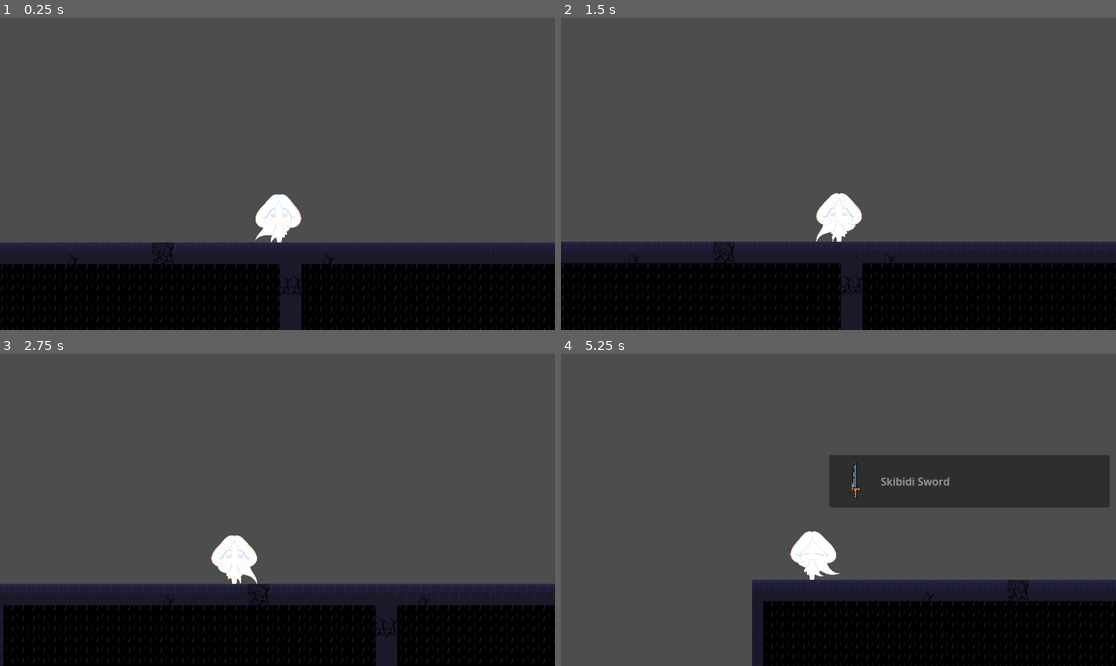
Above: before the commit, frames 1-4 (two rows, left to right).
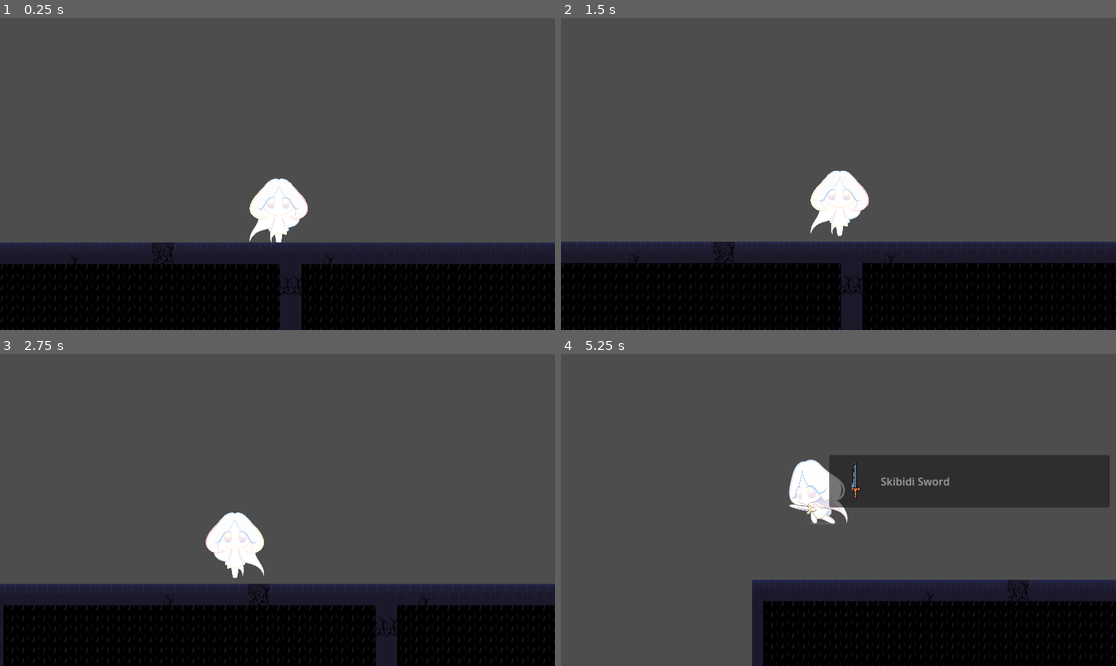
Above: after the commit, the same moments.

Repository: Mioduu/LostChild-Godot
Game: Godot game, scene res://Assets/Scenes/Areas/teren_1.tscn
The game is run twice, just before and just after one commit, with the same random seed, the same clock (stepped at 60 frames per second) and the same inputs.
Inputs:
- Up to frame 1 (0.25 s): no input
- Up to frame 2 (1.5 s): hold Right (ui_attack_right, bound only after the commit) from 0.53 s (still down); tap C (ui_focus_mode) at 0.6, 1.35 s; tap W (ui_up) at 0.77 s; tap Enter at 1.25 s
- Up to frame 3 (2.75 s): tap W (ui_up) at 1.52 s; release Right (ui_attack_right, bound only after the commit) at 2.03 s; hold A (ui_left) from 2.03 s (still down); tap C (ui_focus_mode) at 2.1 s
- Up to frame 4 (5.25 s): release A (ui_left) at 2.78 s; hold Right (ui_attack_right, bound only after the commit) 2.78-4.28 s; tap C (ui_focus_mode) every 0.75 s from 2.85 to 5.1 s; tap W (ui_up) at 3.02, 3.77, 4.52 s; hold A (ui_left) 4.28-5.03 s; hold Right (ui_attack_right, bound only after the commit) from 5.03 s (still down)

The runs differ from the first frame. In frame 1, 0.9% of the frame differs, in the area x 44-56%, y 51-72%; in frame 2, 1.2%; in frame 3, 1.2%; in frame 4, 2.3%, in the area x 41-52%, y 33-73%.

Commit message:
V2 - Bug Fix (Working on animations) - Animation Placeholders

Diff:
--- a/Assets/Scenes/Areas/player.gd
+++ b/Assets/Scenes/Areas/player.gd
@@ -1,40 +1,38 @@
 extends CharacterBody2D
-
 
 const SPEED = 300.0
 const JUMP_VELOCITY = -400.0
 var is_frozen = false
+var is_attacking = false
 
 func _physics_process(delta: float) -> void:
-
-	# EQUIPMENT
+	# EQUIPMENT toggle
 	if Input.is_action_just_pressed("ui_focus_mode") and is_on_floor():
 		is_frozen = !is_frozen
-
 		if is_frozen:
 			$ItemList.show()
 			$SpriteHolder/AnimatedSprite2D.pause()
 		else:
 			$ItemList.hide()
+			$SpriteHolder/AnimatedSprite2D.offset.y = -220
+			$SpriteHolder/AnimatedSprite2D.scale = Vector2(0.05, 0.05)
 			$SpriteHolder/AnimatedSprite2D.play("Idle")
 
-	# FREEZING THE FRAME
+	# Game Freeze
 	if is_frozen:
 		velocity = Vector2.ZERO
 		move_and_slide()
 		return
-	# Start Animation TODO: ADD RUN, JUMP, HIT ANIMATIONS
-	$SpriteHolder/AnimatedSprite2D.play("Idle")
 
-	# Gravity
+	# Grawitacja
 	if not is_on_floor():
 		velocity += get_gravity() * delta
 
-	# Jump input
+	# Skok
 	if Input.is_action_just_pressed("ui_up") and is_on_floor():
 		velocity.y = JUMP_VELOCITY
 
-	# Horizontal movement
+	# Movement
 	var direction := Input.get_axis("ui_left", "ui_right")
 	if direction != 0:
 		velocity.x = direction * SPEED
@@ -42,13 +40,30 @@
 	else:
 		velocity.x = move_toward(velocity.x, 0, SPEED * (delta * 7))
 
-	# Animations
-	#if not is_on_floor():
-		#$AnimatedSprite2D.play("Jump")
-	#elif direction != 0:
-		#$AnimatedSprite2D.play("Run")
-	#else:
-		#$AnimatedSprite2D.play("PetalsIdle")
+	# Atak
+	if Input.is_action_just_pressed("ui_attack_right") and not is_attacking:
+		attack()
 
+	# Movement Animacje
+	if not is_attacking:
+		if is_on_floor():
+			if velocity.x != 0:
+				$SpriteHolder/AnimatedSprite2D.play("Run")
+			else:
+				$SpriteHolder/AnimatedSprite2D.play("Idle")
+				$SpriteHolder/AnimatedSprite2D.scale = Vector2(0.05, 0.05)
+		else:
+			$SpriteHolder/AnimatedSprite2D.play("Jump")
 
 	move_and_slide()
+
+# Funkcja obsługująca atak
+func attack():
+	is_attacking = true
+	$SpriteHolder/AnimatedSprite2D.play("Attack")
+	$SpriteHolder/AnimatedSprite2D.scale = Vector2(0.30, 0.40)
+
+	await $SpriteHolder/AnimatedSprite2D.animation_finished
+
+	$SpriteHolder/AnimatedSprite2D.scale = Vector2(0.05, 0.05)
+	is_attacking = false
--- a/Assets/Scenes/Areas/teren_1.tscn
+++ b/Assets/Scenes/Areas/teren_1.tscn
@@ -1,14 +1,36 @@
 [gd_scene format=4 uid="uid://iyc1kgw06ss7"]
 
 [ext_resource type="Script" uid="uid://b5uaxdxv717s8" path="res://Assets/Scenes/Areas/player.gd" id="1_koqcd"]
+[ext_resource type="Texture2D" uid="uid://bbuay7n5n013b" path="res://Assets/Sprites/Character/Animations/Attack/frame1.png" id="2_8o1tm"]
 [ext_resource type="Texture2D" uid="uid://cxhi46b3i6y20" path="res://Assets/Sprites/Character/Animations/Idle/Petals1.png" id="2_qd1w2"]
 [ext_resource type="Texture2D" uid="uid://tum6fq437h5u" path="res://Assets/Sprites/Character/Animations/Idle/Petals2.png" id="3_1v7oy"]
+[ext_resource type="Texture2D" uid="uid://rtpid5ijldtw" path="res://Assets/Sprites/Character/Animations/Attack/frame2.png" id="3_mktla"]
 [ext_resource type="Texture2D" uid="uid://cq5b6vyq82tnq" path="res://Assets/Sprites/Character/Animations/Idle/Petals3.png" id="4_udk38"]
+[ext_resource type="Texture2D" uid="uid://de1hipgeukrtx" path="res://Assets/Sprites/Character/Animations/Attack/frame3.png" id="4_yd16y"]
+[ext_resource type="Texture2D" uid="uid://cxc21lb0an42v" path="res://Assets/Sprites/Character/Animations/Attack/frame4.png" id="5_few01"]
 [ext_resource type="Texture2D" uid="uid://8jwl5lfqol0a" path="res://Assets/Sprites/Character/Animations/Idle/Petals4.png" id="5_koqcd"]
 [ext_resource type="Texture2D" uid="uid://y6cjaoiydjfv" path="res://Assets/Sprites/Character/Animations/Idle/Petals5.png" id="6_0g30f"]
+[ext_resource type="Texture2D" uid="uid://c3i57v2ayxiip" path="res://Assets/Sprites/Character/Animations/Attack/frame5.png" id="6_svwv2"]
 [ext_resource type="Texture2D" uid="uid://bw6gqewsjdmn8" path="res://Assets/Sprites/Character/Animations/Idle/Petals6.png" id="7_2h1lh"]
+[ext_resource type="Texture2D" uid="uid://dlf2p1i1ofkml" path="res://Assets/Sprites/Character/Animations/Attack/frame6.png" id="7_ln2nl"]
 [ext_resource type="Texture2D" uid="uid://c25mk5pvxr8xc" path="res://Assets/Sprites/Character/Animations/Idle/Petals7.png" id="8_8o1tm"]
 [ext_resource type="Texture2D" uid="uid://di7ri0q83xupg" path="res://Assets/Sprites/Character/Animations/Idle/Petals8.png" id="9_mktla"]
+[ext_resource type="Texture2D" uid="uid://xbx5gowbj4d1" path="res://Assets/Sprites/Character/Animations/Jump/Petals1.png" id="16_mm0n6"]
+[ext_resource type="Texture2D" uid="uid://dw6je4w7uxwl7" path="res://Assets/Sprites/Character/Animations/Jump/Petals2.png" id="17_1hi8g"]
+[ext_resource type="Texture2D" uid="uid://duvkhm3vwb0y3" path="res://Assets/Sprites/Character/Animations/Jump/Petals3.png" id="18_pk5x6"]
+[ext_resource type="Texture2D" uid="uid://blt5ckqspsvhk" path="res://Assets/Sprites/Character/Animations/Jump/Petals4.png" id="19_afknt"]
+[ext_resource type="Texture2D" uid="uid://d0w24w40kcnkk" path="res://Assets/Sprites/Character/Animations/Jump/Petals5.png" id="20_7tsgo"]
+[ext_resource type="Texture2D" uid="uid://xpf743hvaam2" path="res://Assets/Sprites/Character/Animations/Jump/Petals6.png" id="21_rvlpo"]
+[ext_resource type="Texture2D" uid="uid://baukhu5ve1eu1" path="res://Assets/Sprites/Character/Animations/Jump/Petals7.png" id="22_tdwe4"]
+[ext_resource type="Texture2D" uid="uid://bryijdw1mpwsj" path="res://Assets/Sprites/Character/Animations/Jump/Petals8.png" id="23_2o0ji"]
+[ext_resource type="Texture2D" uid="uid://do1hbyltkxtxi" path="res://Assets/Sprites/Character/Animations/Run/Petals1.png" id="24_t5kn3"]
+[ext_resource type="Texture2D" uid="uid://46bv3loqt5ec" path="res://Assets/Sprites/Character/Animations/Run/Petals2.png" id="25_vx117"]
+[ext_resource type="Texture2D" uid="uid://iash5tnmrqhd" path="res://Assets/Sprites/Character/Animations/Run/Petals3.png" id="26_aogit"]
+[ext_resource type="Texture2D" uid="uid://d3dc3n8ho5gp" path="res://Assets/Sprites/Character/Animations/Run/Petals4.png" id="27_mpxp2"]
+[ext_resource type="Texture2D" uid="uid://c8nf1ux1qsmk4" path="res://Assets/Sprites/Character/Animations/Run/Petals5.png" id="28_7jqrp"]
+[ext_resource type="Texture2D" uid="uid://do2a3h03vqdvn" path="res://Assets/Sprites/Character/Animations/Run/Petals6.png" id="29_jotls"]
+[ext_resource type="Texture2D" uid="uid://bxoxfyht6nf4p" path="res://Assets/Sprites/Character/Animations/Run/Petals7.png" id="30_6kwtd"]
+[ext_resource type="Texture2D" uid="uid://cuxxu0hj71ml7" path="res://Assets/Sprites/Character/Animations/Run/Petals8.png" id="31_i1r2l"]
 [ext_resource type="Texture2D" uid="uid://byvtejaxfruae" path="res://Assets/Sprites/Tilemap/Podłoga2.png" id="47_6kwtd"]
 [ext_resource type="Texture2D" uid="uid://bfyhglybwb623" path="res://Assets/Sprites/Tilemap/Podłoga3.png" id="48_i1r2l"]
 [ext_resource type="Texture2D" uid="uid://b31hpee243af2" path="res://Assets/Sprites/Tilemap/Podłoga4.png" id="49_fbt1s"]
@@ -25,6 +47,29 @@
 animations = [{
 "frames": [{
 "duration": 1.0,
+"texture": ExtResource("2_8o1tm")
+}, {
+"duration": 1.0,
+"texture": ExtResource("3_mktla")
+}, {
+"duration": 1.0,
+"texture": ExtResource("4_yd16y")
+}, {
+"duration": 1.0,
+"texture": ExtResource("5_few01")
+}, {
+"duration": 1.0,
+"texture": ExtResource("6_svwv2")
+}, {
+"duration": 1.0,
+"texture": ExtResource("7_ln2nl")
+}],
+"loop": false,
+"name": &"Attack",
+"speed": 6.0
+}, {
+"frames": [{
+"duration": 1.0,
 "texture": ExtResource("2_qd1w2")
 }, {
 "duration": 1.0,
@@ -48,8 +93,66 @@
 "duration": 1.0,
 "texture": ExtResource("9_mktla")
 }],
-"loop": true,
+"loop": false,
 "name": &"Idle",
+"speed": 6.0
+}, {
+"frames": [{
+"duration": 1.0,
+"texture": ExtResource("16_mm0n6")
+}, {
+"duration": 1.0,
+"texture": ExtResource("17_1hi8g")
+}, {
+"duration": 1.0,
+"texture": ExtResource("18_pk5x6")
+}, {
+"duration": 1.0,
+"texture": ExtResource("19_afknt")
+}, {
+"duration": 1.0,
+"texture": ExtResource("20_7tsgo")
+}, {
+"duration": 1.0,
+"texture": ExtResource("21_rvlpo")
+}, {
+"duration": 1.0,
+"texture": ExtResource("22_tdwe4")
+}, {
+"duration": 1.0,
+"texture": ExtResource("23_2o0ji")
+}],
+"loop": false,
+"name": &"Jump",
+"speed": 6.0
+}, {
+"frames": [{
+"duration": 1.0,
+"texture": ExtResource("24_t5kn3")
+}, {
+"duration": 1.0,
+"texture": ExtResource("25_vx117")
+}, {
+"duration": 1.0,
+"texture": ExtResource("26_aogit")
+}, {
+"duration": 1.0,
+"texture": ExtResource("27_mpxp2")
+}, {
+"duration": 1.0,
+"texture": ExtResource("28_7jqrp")
+}, {
+"duration": 1.0,
+"texture": ExtResource("29_jotls")
+}, {
+"duration": 1.0,
+"texture": ExtResource("30_6kwtd")
+}, {
+"duration": 1.0,
+"texture": ExtResource("31_i1r2l")
+}],
+"loop": false,
+"name": &"Run",
 "speed": 6.0
 }]
 
@@ -139,11 +242,10 @@
 [node name="SpriteHolder" type="Node2D" parent="Player" unique_id=802192593]
 
 [node name="AnimatedSprite2D" type="AnimatedSprite2D" parent="Player/SpriteHolder" unique_id=1660526016]
-position = Vector2(-19, 153.22916)
-scale = Vector2(0.039194442, 0.038819447)
+position = Vector2(-18.000002, 140.99998)
+scale = Vector2(0.05, 0.05)
 sprite_frames = SubResource("SpriteFrames_7tsgo")
-animation = &"Idle"
-frame_progress = 0.35288548
+animation = &"Run"
 
 [node name="Camera2D" type="Camera2D" parent="Player/SpriteHolder" unique_id=950033774]
 position = Vector2(-20.000004, 166.00002)
--- a/project.godot
+++ b/project.godot
@@ -62,6 +62,11 @@
 "events": [Object(InputEventKey,"resource_local_to_scene":false,"resource_name":"","device":-1,"window_id":0,"alt_press …(192 unchanged characters)…
 ]
 }
+ui_attack_right={
+"deadzone": 0.5,
+"events": [Object(InputEventKey,"resource_local_to_scene":false,"resource_name":"","device":-1,"window_id":0,"alt_pressed":false,"shift_pressed":false,"ctrl_pressed":false,"meta_pressed":false,"pressed":false,"keycode":0,"physical_keycode":4194321,"key_label":0,"unicode":0,"location":0,"echo":false,"script":null)
+]
+}
 
 [physics]
 
Binary file added: Assets/Sprites/Character/Animations/Attack/frame1.png
Not shown, added: Assets/Sprites/Character/Animations/Attack/frame1.png.import
Binary file added: Assets/Sprites/Character/Animations/Attack/frame2.png
Not shown, added: Assets/Sprites/Character/Animations/Attack/frame2.png.import
Binary file added: Assets/Sprites/Character/Animations/Attack/frame3.png
Not shown, added: Assets/Sprites/Character/Animations/Attack/frame3.png.import
Binary file added: Assets/Sprites/Character/Animations/Attack/frame4.png
Not shown, added: Assets/Sprites/Character/Animations/Attack/frame4.png.import
Binary file added: Assets/Sprites/Character/Animations/Attack/frame5.png
Not shown, added: Assets/Sprites/Character/Animations/Attack/frame5.png.import
Binary file added: Assets/Sprites/Character/Animations/Attack/frame6.png
Not shown, added: Assets/Sprites/Character/Animations/Attack/frame6.png.import
(and 32 more such lines)
